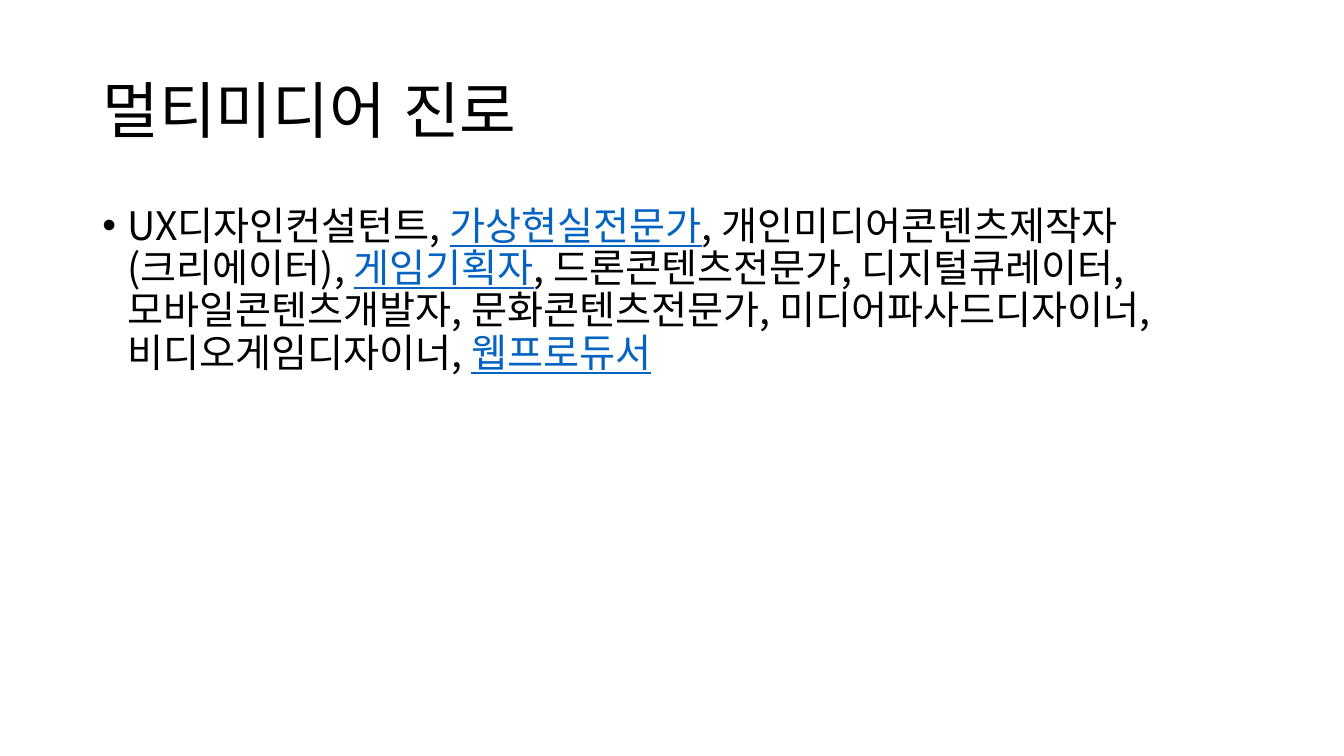
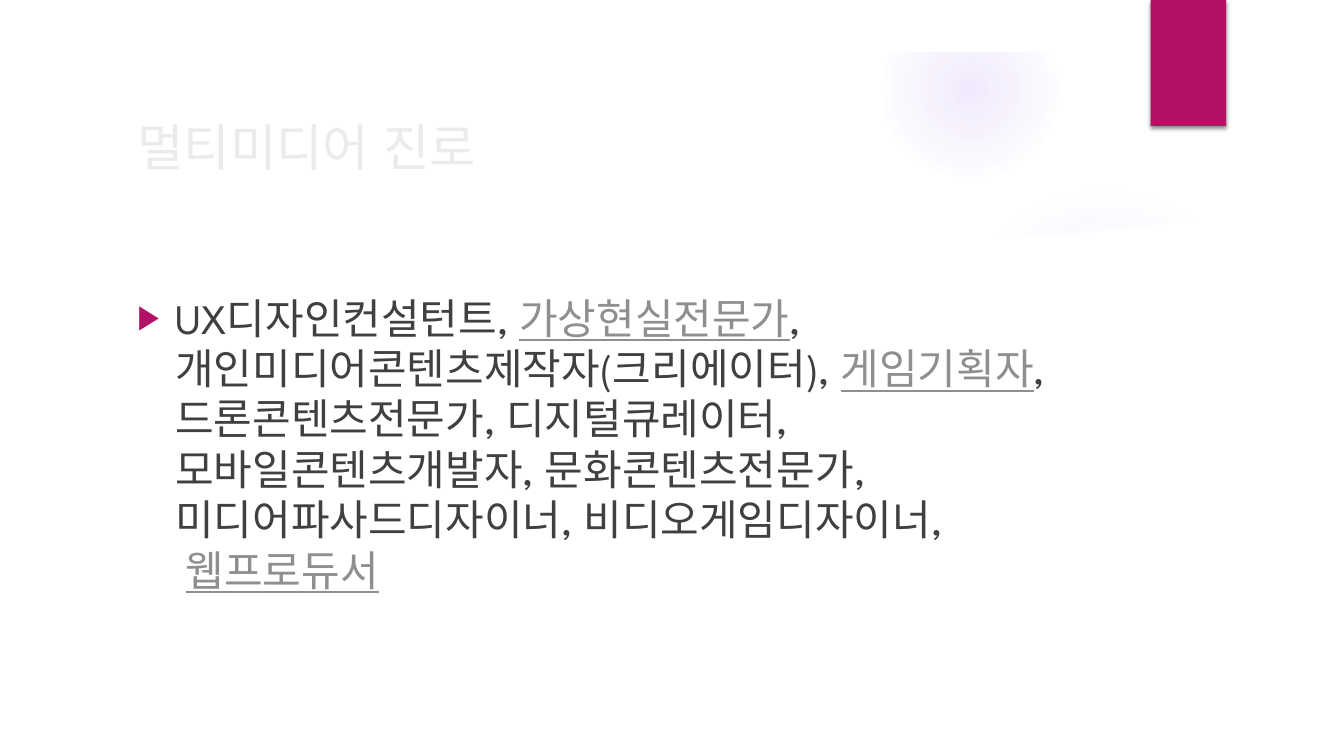
Before and after one commit to realette/back_up_files, a slide deck: slide 2 of 진로와직업 수행평가 진로 포트폴리오-2학년6반19번 주영욱.pptx. Drawn at 1344x756 pixels with LibreOffice and Linux fonts; fonts in the diff are those of the drawing; background and template pictures are left out. Boxes give left, top, right and bottom in pixels: in the first picture for what was removed or moved away, otherwise in the second. Text is boxed around its words. In the diff, an @@ line names an element or a change of style, - is before the commit and + after.

```diff
--- a/진로와직업 수행평가 진로 포트폴리오-2학년6반19번 주영욱.pptx
+++ b/진로와직업 수행평가 진로 포트폴리오-2학년6반19번 주영욱.pptx
@@ group added at <box>0,0,1344,756</box>: 4 ellipses, 3 freeform shapes @@
@@ rectangle added at <box>1150,0,1226,126</box>, fill #B31166 @@
@@ title "멀티미디어 진로": place and size @@
-title "멀티미디어 진로" at <box>102,82,516,138</box>
+title "멀티미디어 진로" at <box>175,349,830,593</box>
@@ title "멀티미디어 진로" at <box>175,349,830,593</box>: size 44 to 36 pt, font Noto Sans CJK KR to League Spartan, text colour #000000 to #EBEBEB; line spacing 0.9 to 1 @@
@@ text "UX디자인컨설턴트, 가상현실전문가, 개인미디어콘텐츠제작자(크리에이터), 게임기획자, 드론콘텐츠전문가, ...": place and size @@
-text "UX디자인컨설턴트, 가상현실전문가, 개인미디어콘텐츠제작자(크리에이터), 게임기획자, 드론콘텐츠전문가, ..." at <box>128,207,1150,374</box>
+text "UX디자인컨설턴트, 가상현실전문가, 개인미디어콘텐츠제작자(크리에이터), 게임기획자, 드론콘텐츠전문가, ..." at <box>175,299,1046,593</box>
@@ text "UX디자인컨설턴트, 가상현실전문가, 개인미디어콘텐츠제작자(크리에이터), 게임기획자, 드론콘텐츠전문가, ..." at <box>175,299,1046,593</box>: size 28 to 30 pt, font Noto Sans CJK KR to League Spartan; text colour #000000 to #404040 in "UX디자인컨설턴트, 가상현실전문가, 개인미디어콘텐츠제작자(크리에이터), 게임기획자, 드론콘텐츠전문가, 디지털 ..."; text colour #0563C1 to #8F8F8F in "가상현실전문가, 게임기획자, 웹프로듀서"; bullet • to ▶; line spacing 0.9 to 1 @@
```
Also in this commit, not shown: 12 other slides changed.
